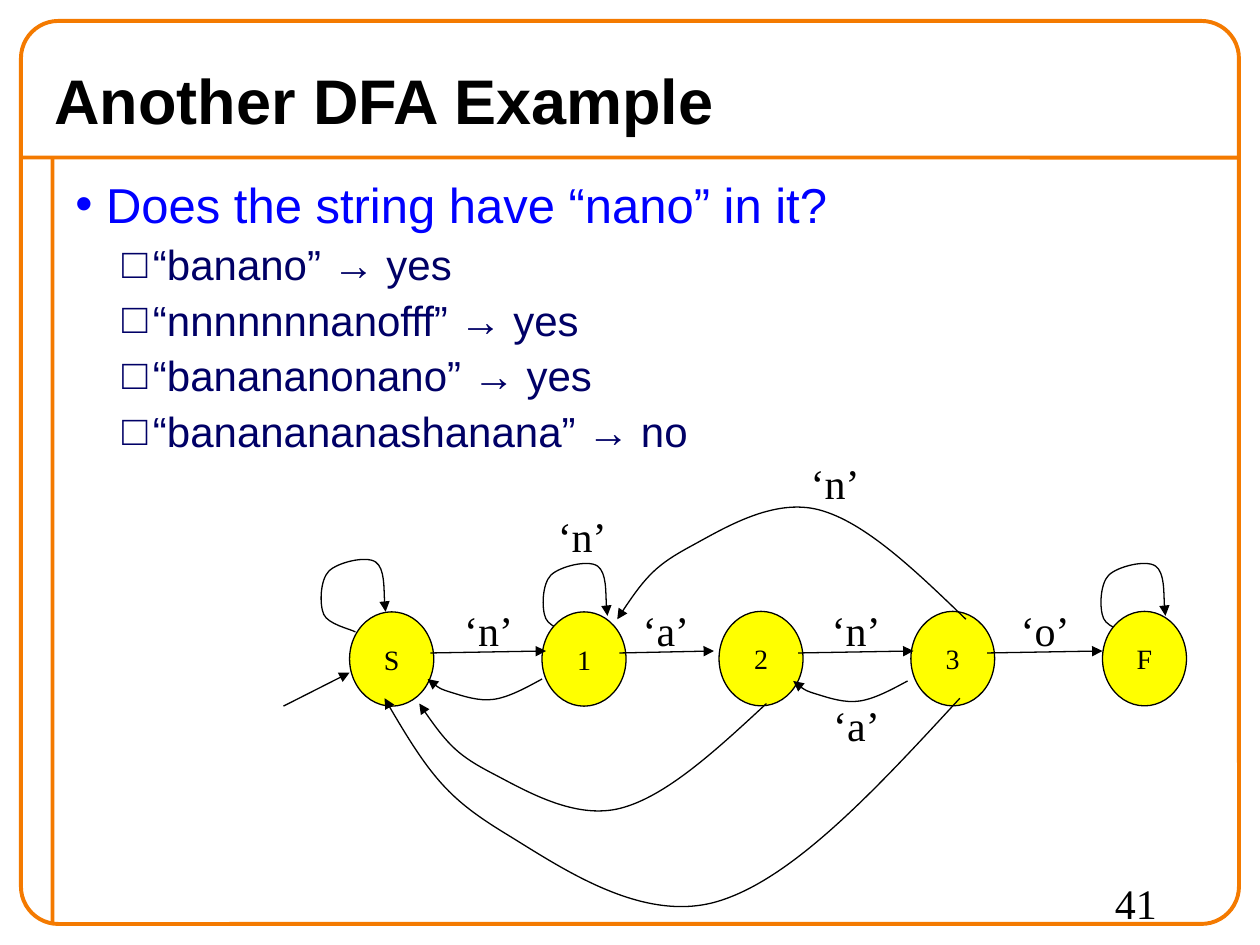
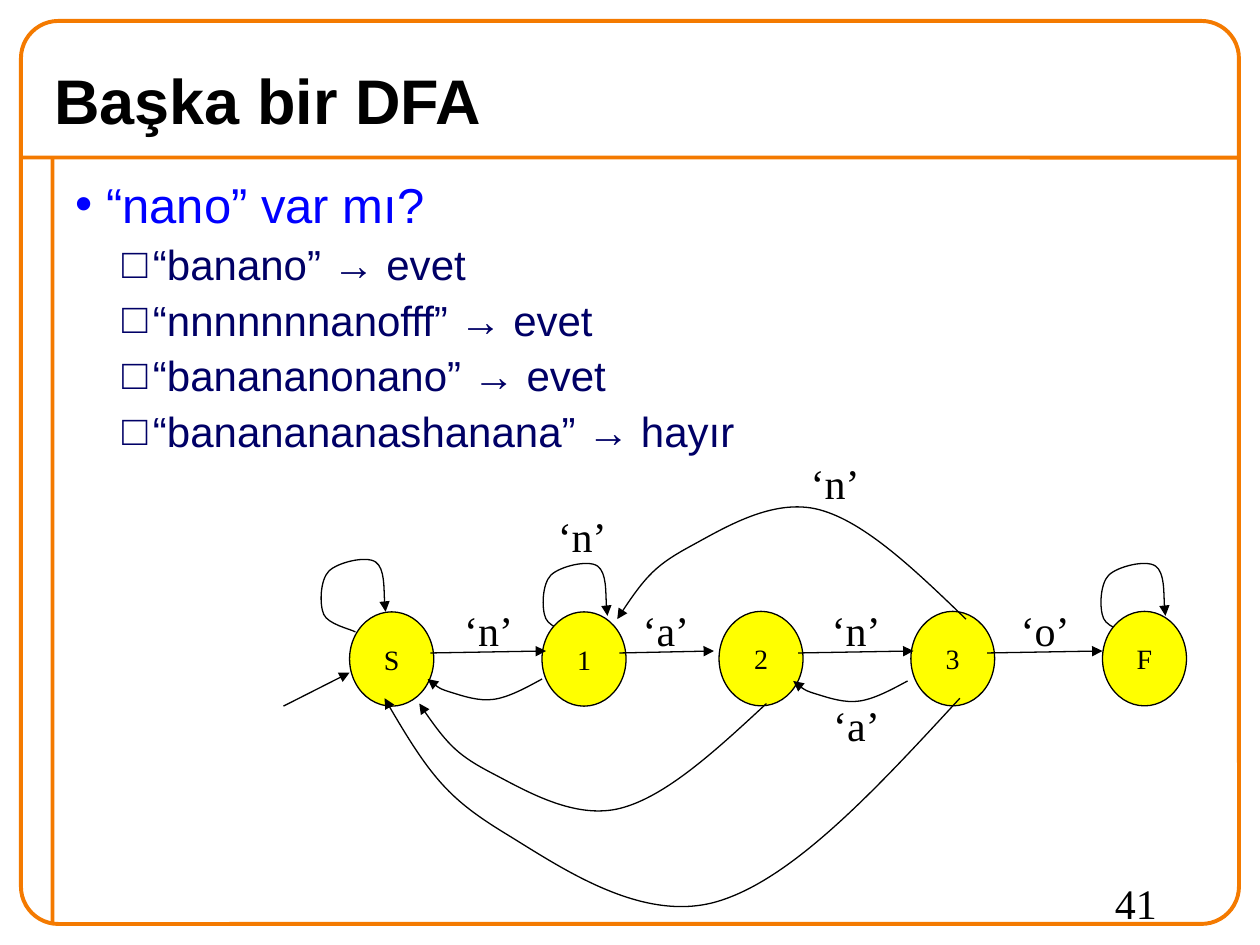
Before and after one commit to 19ceng/ceng201pro, a slide deck: slide 41 of 02chIO.odp. Drawn at 1260x945 pixels with LibreOffice and Linux fonts; fonts in the diff are those of the drawing; background and template pictures are left out. Boxes give left, top, right and bottom in pixels: in the first picture for what was removed or moved away, otherwise in the second. Text is boxed around its words. In the diff, an @@ line names an element or a change of style, - is before the commit and + after.

```diff
--- a/02chIO.odp
+++ b/02chIO.odp
@@ title at [54,78,481,136]: text changed @@
-Another DFA Example
+Başka bir DFA
@@ text at [106,188,734,455]: text changed @@
-• Does the string have “nano” in it?
-  □ “banano” → yes
-  □ “nnnnnnnanofff” → yes
-  □ “banananonano” → yes
-  □ “bananananashanana” → no
+• “nano” var mı?
+  □ “banano” → evet
+  □ “nnnnnnnanofff” → evet
+  □ “banananonano” → evet
+  □ “bananananashanana” → hayır
@@ freeform shape at [617,498,966,619]: outline redrawn @@
```
Also in this commit, not shown: 29 other slides changed, 11 slides added, 12 slides removed, 2 other files.
